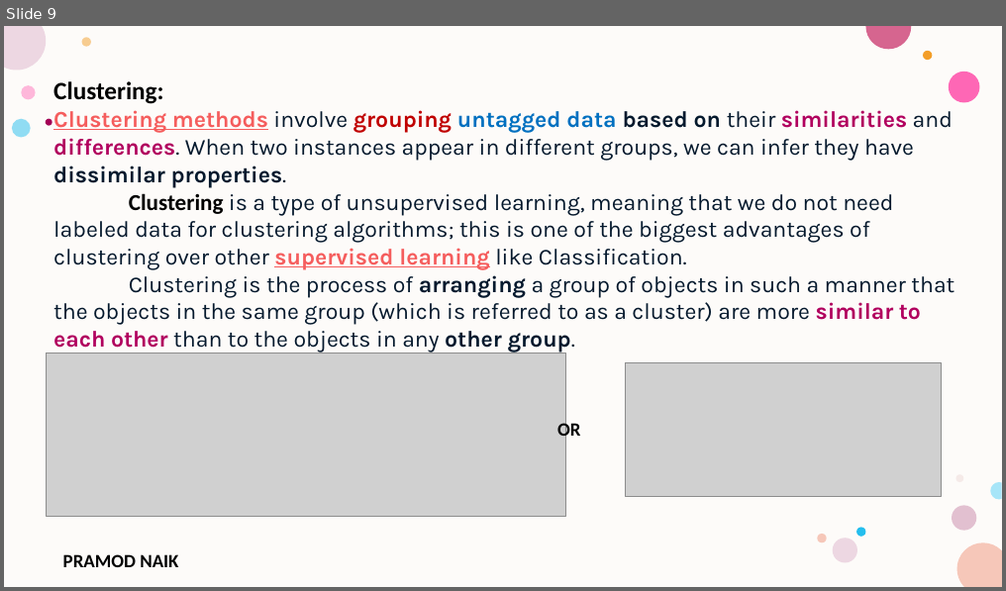
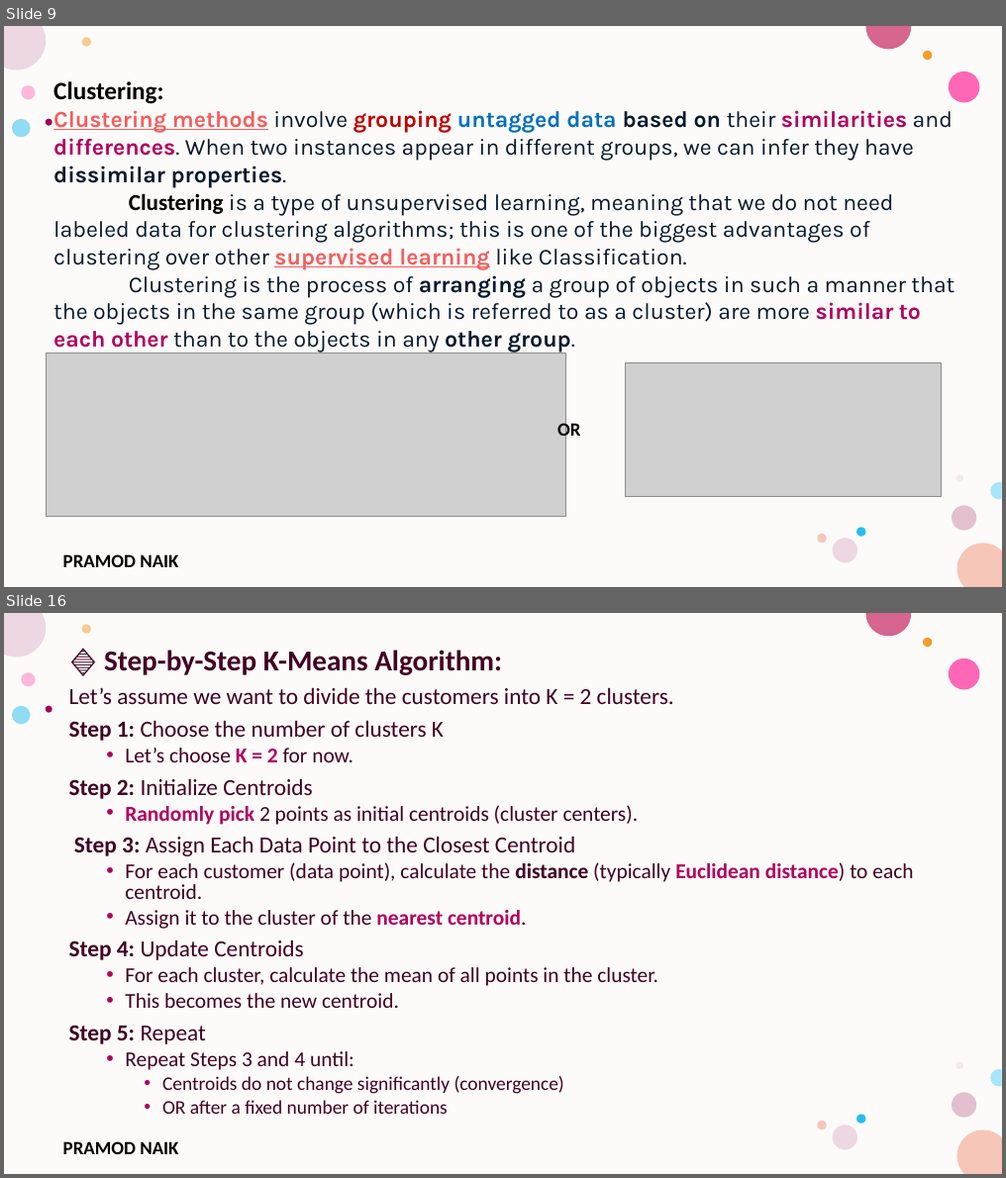
Before and after one commit to PRAMODNAIK-DEV/MCA-2nd-Sem-ML-Data-Analytics-Shridevi-College, a slide deck: Theory Class-Notes/Unit-3 Unsupervised Learning.pptx. Shown one above the other, each under a label of ours: slide 9 before the commit, slides 9 and 16 after it; the slides between them are not shown. The pictures are 1006x591 and 1006x1178 pixels, drawn with LibreOffice and Linux fonts; fonts in the diff are those of the drawing; grey boxes stand for pictures; background and template pictures are left out. Boxes give left, top, right and bottom in pixels: in the first picture for what was removed or moved away, otherwise in the second. Text is boxed around its words. In the diff, an @@ line names an element or a change of style, - is before the commit and + after.

Commit message:
Completed Hierarchical Clustering.

```diff
--- a/Theory Class-Notes/Unit-3 Unsupervised Learning.pptx
+++ b/Theory Class-Notes/Unit-3 Unsupervised Learning.pptx
@@ slide 16 added at bbox=[4, 613, 1002, 1174], background #FFFFFF; not listed: 17 template elements that a slide beside it also shows @@
@@ text added at bbox=[69, 650, 913, 1114], 20.4 pt, text #420023 @@
+🔷 Step-by-Step K-Means Algorithm:
+Let’s assume we want to divide the customers into K = 2 clusters.
+Step 1: Choose the number of clusters K
+  • Let’s choose K = 2 for now.
+Step 2: Initialize Centroids
+  • Randomly pick 2 points as initial centroids (cluster centers).
+Step 3: Assign Each Data Point to the Closest Centroid
+  • For each customer (data point), calculate the distance (typically Euclidean distance) to each centroid.
+  • Assign it to the cluster of the nearest centroid.
+Step 4: Update Centroids
+  • For each cluster, calculate the mean of all points in the cluster.
+  • This becomes the new centroid.
+Step 5: Repeat
+  • Repeat Steps 3 and 4 until:
+    • Centroids do not change significantly (convergence)
+    • OR after a fixed number of iterations
```
Also in this commit, not shown: 1 slide changed, 20 other slides added, 2 slides removed, 1 other file.
